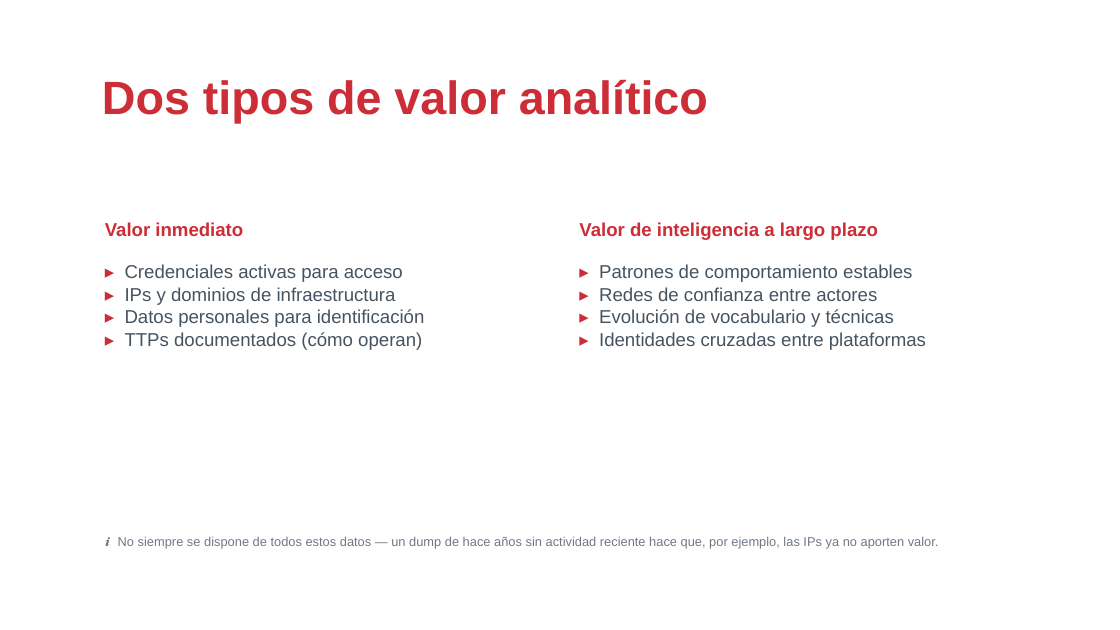
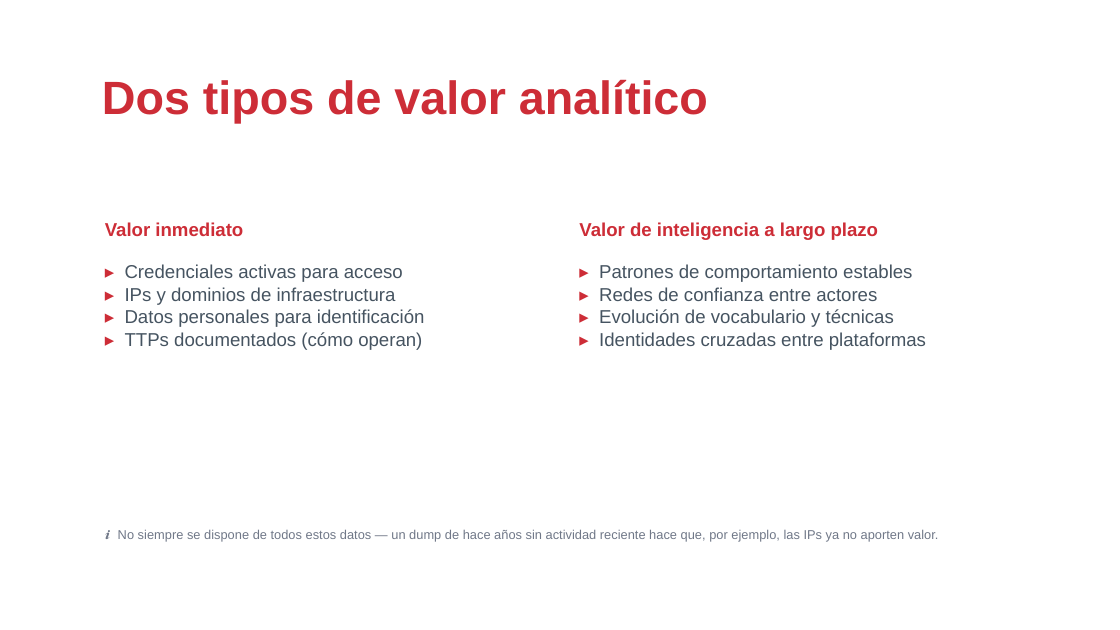
Before and after one commit to drj3ky11/FearOfTheDark, a slide deck: slide 12 of bloque0_ecosistema/csbc26_b0_ecosistema.pptx. Drawn at 1120x630 pixels with LibreOffice and Linux fonts; fonts in the diff are those of the drawing; background and template pictures are left out. Boxes give left, top, right and bottom in pixels: in the first picture for what was removed or moved away, otherwise in the second. Text is boxed around its words. In the diff, an @@ line names an element or a change of style, - is before the commit and + after.

```diff
--- a/bloque0_ecosistema/csbc26_b0_ecosistema.pptx
+++ b/bloque0_ecosistema/csbc26_b0_ecosistema.pptx
@@ text "ℹ No siempre se dispone ...": place and size @@
-text "ℹ No siempre se dispone ..." at (105,536,939,549)
+text "ℹ No siempre se dispone ..." at (105,529,939,542)
```
Also in this commit, not shown: 5 other slides changed.
